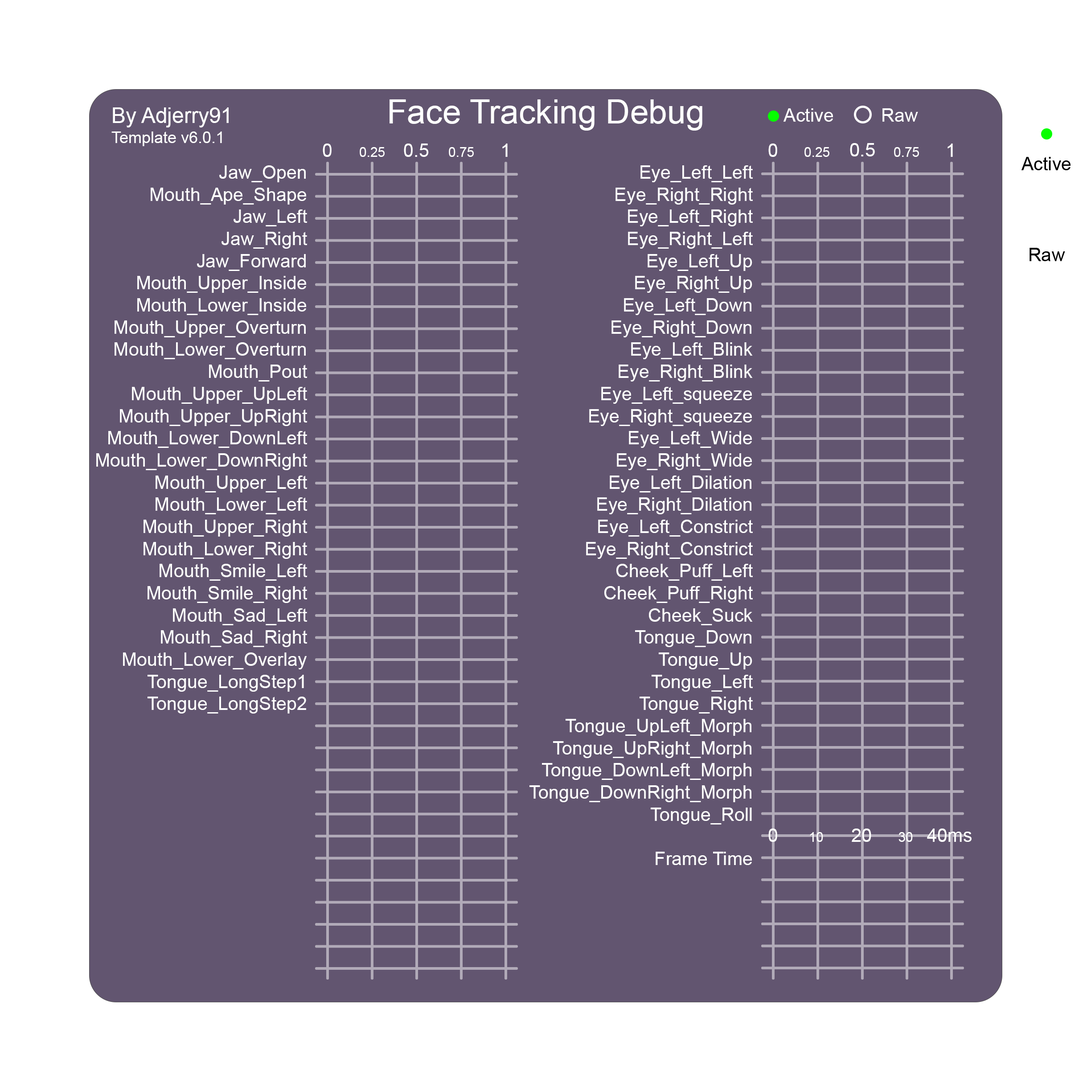
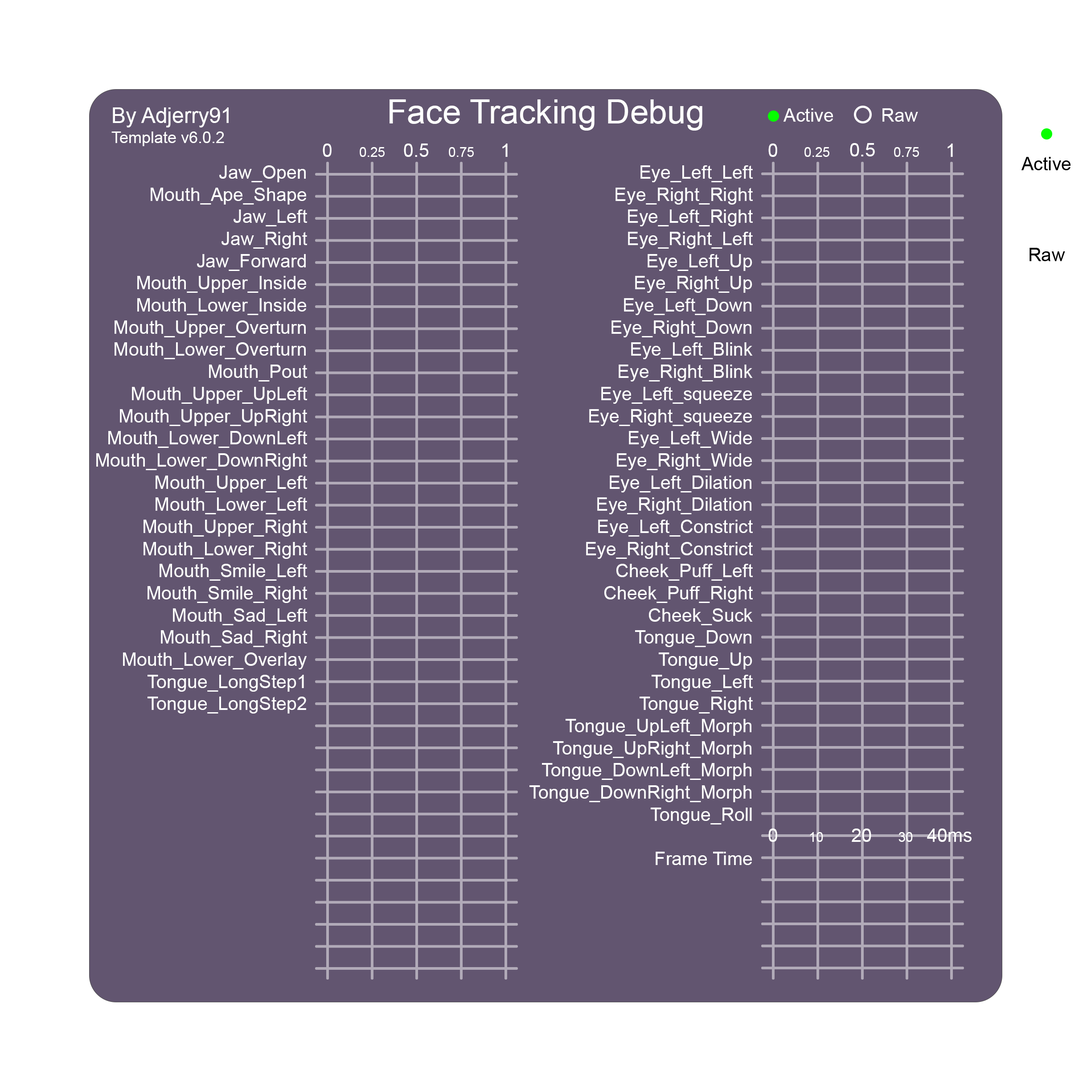
Revision of a layered w=1091, h=1091 image; what changed, layer by layer:
painted on "Template Version" over box(216, 131, 225, 144)
